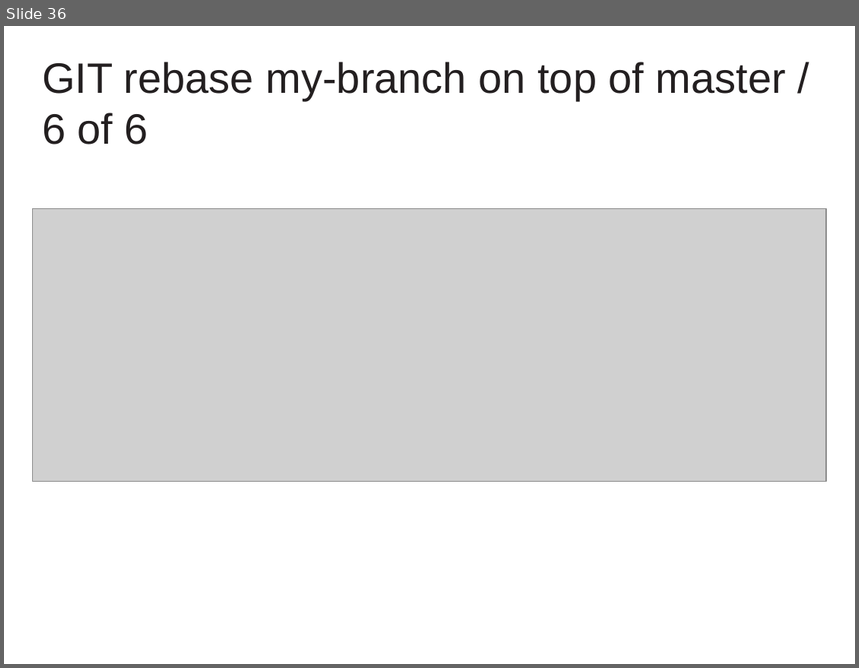
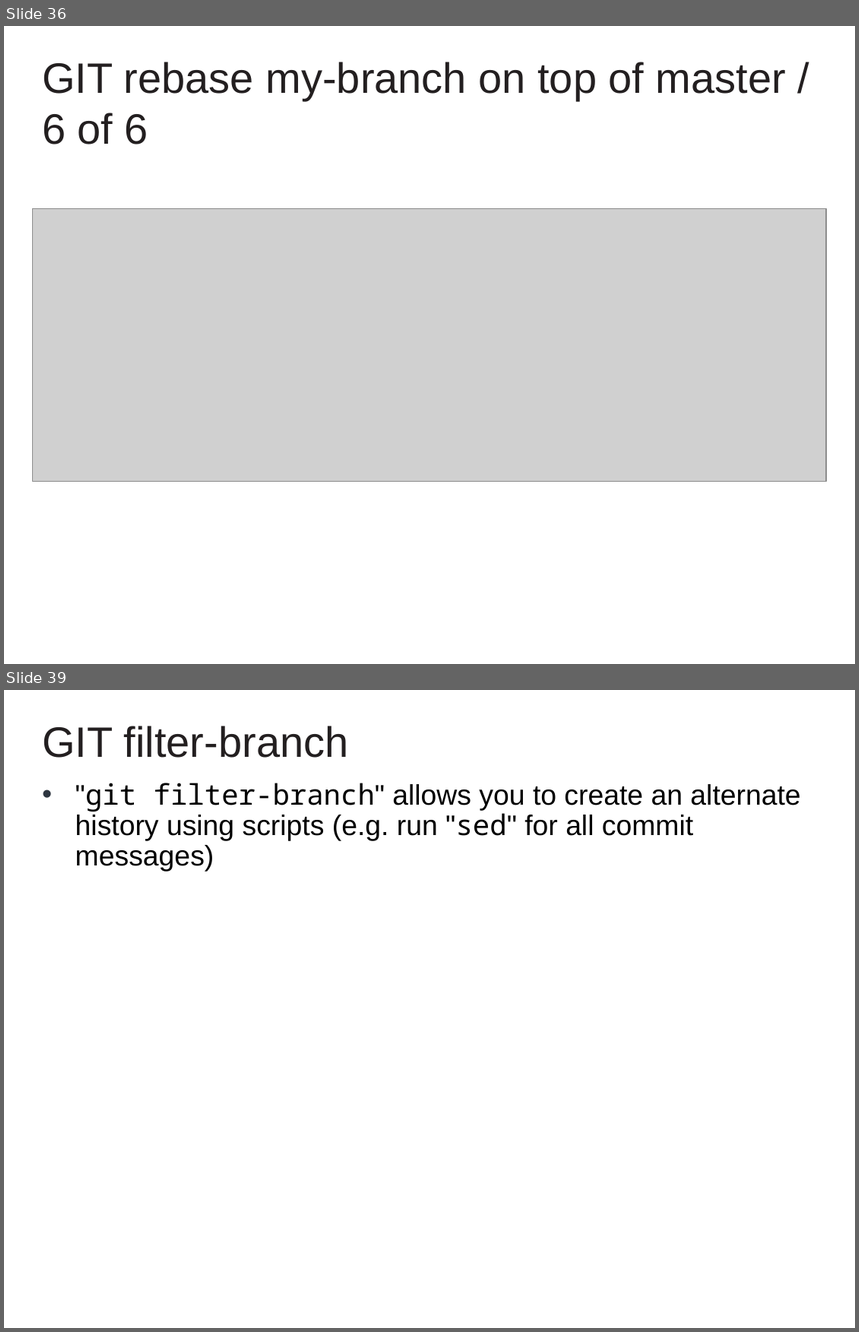
Before and after one commit to cvmocanu/git-presentation, a slide deck: GIT Presentation.pptx. Shown one above the other, each under a label of ours: slide 36 before the commit, slides 36 and 39 after it; the slides between them are not shown. The pictures are 859x668 and 859x1332 pixels, drawn with LibreOffice and Linux fonts; fonts in the diff are those of the drawing; grey boxes stand for pictures; background and template pictures are left out. Boxes give left, top, right and bottom in pixels: in the first picture for what was removed or moved away, otherwise in the second. Text is boxed around its words. In the diff, an @@ line names an element or a change of style, - is before the commit and + after.

Commit message:
add info on rewriting history

```diff
--- a/GIT Presentation.pptx
+++ b/GIT Presentation.pptx
@@ slide 39 added at <box>4,690,855,1328</box>, background #FFFFFF @@
@@ text added at <box>42,726,349,758</box>, 36 pt, text #231F20 @@
+GIT filter-branch
@@ text added at <box>75,783,800,872</box>, 24 pt, text #000000 @@
+• "git filter-branch" allows you to create an alternate history using scripts (e.g. run "sed" for all commit messages)
```
Also in this commit, not shown: 1 slide changed, 3 other slides added.
